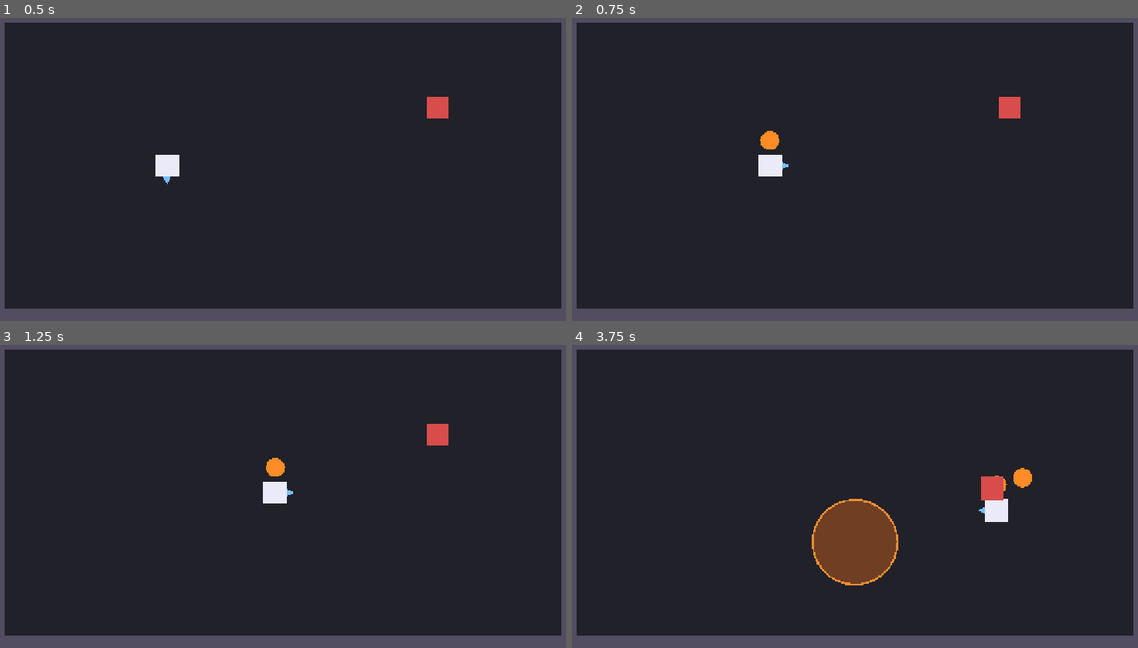
Above: before the commit, frames 1-4 (two rows, left to right).
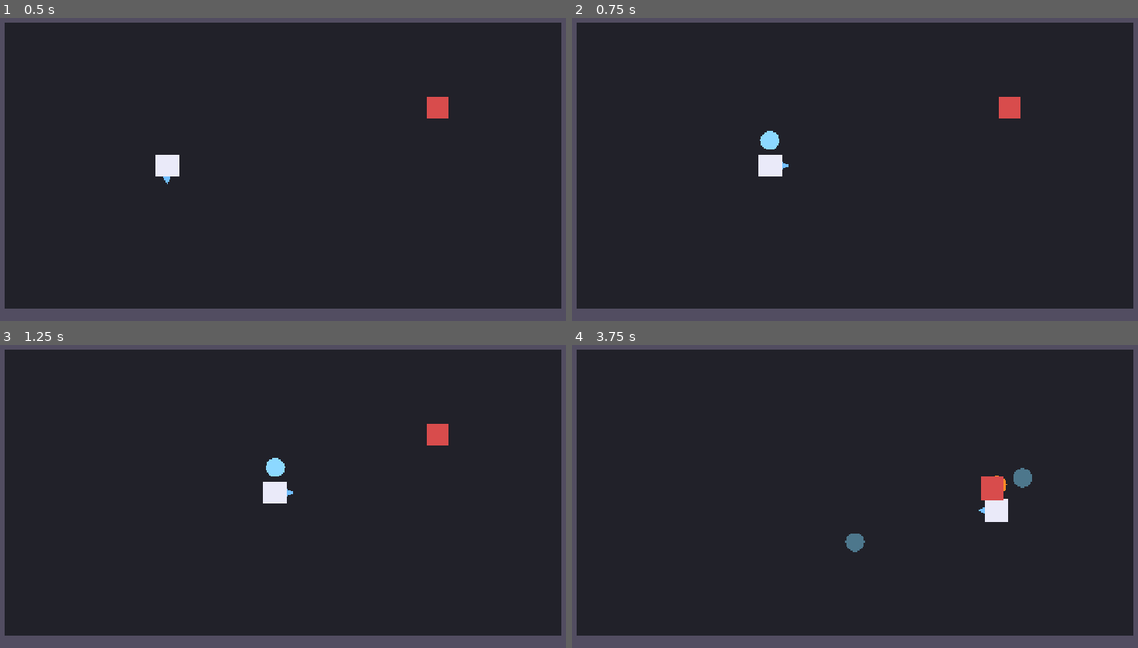
Above: after the commit, the same moments.

Repository: caiooliveira-tech/The-Bag-of-Holding
Game: Godot game, scene res://rooms/room_01.tscn
Same seed, same stepped clock (60 frames per second), same inputs: the game is played once before the commit and once after it.
Inputs:
- Up to frame 1 (0.5 s): no input
- Up to frame 2 (0.75 s): tap Enter at 0.5 s; hold D (move_right) from 0.53 s (still down); tap X (attack) at 0.6 s
- Up to frame 3 (1.25 s): keep holding D (move_right)
- Up to frame 4 (3.75 s): release D (move_right) at 1.28 s; hold S (move_down) 1.28-2.03 s; tap X (attack) at 1.35, 2.3, 3.05, 3.6 s; hold D (move_right) 2.03-2.78 s; tap Space (dash) at 2.1 s; hold W (move_up) 2.78-3.53 s; tap C (special) at 2.85 s; hold A (move_left) from 3.53 s (still down)

Frame 1 is identical in both runs. In frame 2, 0.2% of the frame differs, in the area x 33-37%, y 37-44%; in frame 3, 0.2%; in frame 4, 3.6%, in the area x 42-82%, y 40-80%.

Commit message:
Phase 3: Right Hand of Ursula, freeze polish (Spec 005)
- FreezeAreaEffect subclass + right_hand_of_ursula.tres (4s activation,
  1-tile radius, 5s movement-only freeze) - zero base-class changes,
  validating the Spec 003 extension contract
- Item pool now holds both MVP items (real 50/50 draw)
- Player gets the same blue freeze tint as enemies; transient freeze
  flash visual (effect_flash.gd)
- Smoke test: deterministic per-section pools, 8 new freeze checks
  (movement-lock only, self-freeze, 5s override) - 19/19 SMOKE PASS

Co-Authored-By: Claude Fable 5 <noreply@anthropic.com>

Diff:
--- a/entities/player/player.gd
+++ b/entities/player/player.gd
@@ -36,7 +36,10 @@
 
 func _physics_process(delta: float) -> void:
 	_dash_cooldown_timer = maxf(_dash_cooldown_timer - delta, 0.0)
+	var was_frozen := is_frozen()
 	_freeze_timer = maxf(_freeze_timer - delta, 0.0)
+	if was_frozen and not is_frozen():
+		modulate = Color.WHITE
 	if _state == State.DASH:
 		_tick_dash(delta)
 	else:
@@ -62,6 +65,7 @@
 ## Movement-lock only (team decision 2026-07-25): a frozen player still acts.
 func freeze(duration: float) -> void:
 	_freeze_timer = duration
+	modulate = Color(0.55, 0.8, 1.0)
 
 
 ## World position items are thrown/kicked from (ahead of the player, facing-side).
--- a/systems/bag/item_pool.tres
+++ b/systems/bag/item_pool.tres
@@ -1,9 +1,10 @@
-[gd_resource type="Resource" script_class="ItemPoolResource" load_steps=4 format=3]
+[gd_resource type="Resource" script_class="ItemPoolResource" load_steps=5 format=3]
 
 [ext_resource type="Script" path="res://systems/bag/item_pool_resource.gd" id="1"]
 [ext_resource type="Script" path="res://systems/magic_items/magic_item_resource.gd" id="2"]
 [ext_resource type="Resource" path="res://systems/magic_items/fire_orb.tres" id="3"]
+[ext_resource type="Resource" path="res://systems/magic_items/right_hand_of_ursula.tres" id="4"]
 
 [resource]
 script = ExtResource("1")
-items = Array[ExtResource("2")]([ExtResource("3")])
+items = Array[ExtResource("2")]([ExtResource("3"), ExtResource("4")])
--- /dev/null
+++ b/systems/magic_items/effects/effect_flash.gd
@@ -0,0 +1,21 @@
+## One-shot fading circle for instant area effects (e.g. freeze).
+## No class_name on purpose — consumers preload this script by path.
+extends Node2D
+
+var _radius_px: float = 32.0
+var _color: Color = Color.WHITE
+
+
+## Call AFTER add_child() so the fade tween can start immediately.
+func setup(radius_px: float, color: Color, duration: float = 0.45) -> void:
+	_radius_px = radius_px
+	_color = color
+	queue_redraw()
+	var tween := create_tween()
+	tween.tween_property(self, "modulate:a", 0.0, duration)
+	tween.tween_callback(queue_free)
+
+
+func _draw() -> void:
+	draw_circle(Vector2.ZERO, _radius_px, _color)
+	draw_arc(Vector2.ZERO, _radius_px, 0.0, TAU, 32, Color(_color, 0.9), 2.0)
--- /dev/null
+++ b/systems/magic_items/effects/freeze_area_effect.gd
@@ -0,0 +1,35 @@
+## freeze_area effect_type (Right Hand of Ursula).
+## Movement-lock only (team decision 2026-07-25): frozen characters still
+## attack and still take damage — crowd control, not an action-lock.
+class_name FreezeAreaEffect
+extends MagicItemEffect
+
+const EFFECT_FLASH_SCRIPT: GDScript = preload("res://systems/magic_items/effects/effect_flash.gd")
+
+## Bodies are treated as points; pad the radius so a body visually touching
+## the circle still counts (half a graybox body).
+const TARGET_PADDING_PX: float = 12.0
+
+@export var radius_tiles: float = 1.0
+@export var freeze_duration_seconds: float = 5.0
+
+
+func execute(item: Node2D) -> Array[Node]:
+	var radius_px: float = GameState.tiles(radius_tiles) + TARGET_PADDING_PX
+	var affected: Array[Node] = []
+	var targets: Array[Node] = item.get_tree().get_nodes_in_group("enemies")
+	targets.append_array(item.get_tree().get_nodes_in_group("player"))
+	for target in targets:
+		var body := target as Node2D
+		if body == null or body.global_position.distance_to(item.global_position) > radius_px:
+			continue
+		affected.append(target)
+		if target.is_in_group("enemies"):
+			(target as Enemy).freeze(freeze_duration_seconds)
+		else:
+			(target as Player).freeze(freeze_duration_seconds)
+	var flash := EFFECT_FLASH_SCRIPT.new() as Node2D
+	item.get_tree().current_scene.add_child(flash)
+	flash.global_position = item.global_position
+	flash.setup(radius_px, Color(0.55, 0.85, 1.0, 0.45))
+	return affected
--- /dev/null
+++ b/systems/magic_items/right_hand_of_ursula.tres
@@ -0,0 +1,17 @@
+[gd_resource type="Resource" script_class="MagicItemResource" load_steps=4 format=3]
+
+[ext_resource type="Script" path="res://systems/magic_items/magic_item_resource.gd" id="1"]
+[ext_resource type="Script" path="res://systems/magic_items/effects/freeze_area_effect.gd" id="2"]
+
+[sub_resource type="Resource" id="ursula_effect"]
+script = ExtResource("2")
+radius_tiles = 1.0
+freeze_duration_seconds = 5.0
+
+[resource]
+script = ExtResource("1")
+id = &"right_hand_of_ursula"
+display_name = "The Right Hand of Ursula"
+graybox_color = Color(0.55, 0.85, 1, 1)
+activation_time_seconds = 4.0
+effect = SubResource("ursula_effect")
--- a/tests/smoke_test.gd
+++ b/tests/smoke_test.gd
@@ -1,9 +1,13 @@
-## Automated smoke test for the Phase 2 core loop (not shipped in builds).
-## Simulates inputs: draw -> face right -> throw -> explosion kills a frozen
-## enemy standing on the landing spot. Prints SMOKE PASS/FAIL and quits.
+## Automated smoke test for the core loop (not shipped in builds).
+## Section 1 (Fire Orb): draw -> throw -> explosion kills an enemy.
+## Section 2 (Ursula): freeze is movement-lock only, 5 s, hits the player too.
+## Pools are injected per section so the random draw can't flake the test.
 extends Node
 
 const ROOM_SCENE: PackedScene = preload("res://rooms/room_01.tscn")
+const ENEMY_SCENE: PackedScene = preload("res://entities/enemies/enemy.tscn")
+const FIRE_ORB: MagicItemResource = preload("res://systems/magic_items/fire_orb.tres")
+const URSULA: MagicItemResource = preload("res://systems/magic_items/right_hand_of_ursula.tres")
 
 var _failures: int = 0
 
@@ -22,19 +26,19 @@
 	_check(enemy != null, "enemy exists")
 	var bag := player.get_node("Bag") as Bag
 
+	# ---- Section 1: Fire Orb ----
+	bag.pool = _pool_with(FIRE_ORB)
+
 	# Keep the enemy from interfering while we set the play up.
 	enemy.freeze(30.0)
 	enemy.global_position = player.global_position + Vector2(400, 0)
 
-	# Draw.
 	await _tap("attack")
 	_check(bag.has_held_item(), "item held after first Attack")
 
-	# Countdown must run while held.
 	await _wait(0.5)
 	_check(bag.has_held_item(), "item still held while countdown runs")
 
-	# Face right, then throw.
 	await _tap("move_right")
 	_check(player.facing.is_equal_approx(Vector2.RIGHT), "facing snapped right")
 	var throw_origin := player.global_position
@@ -47,10 +51,8 @@
 		var travelled := item.global_position.x - throw_origin.x
 		_check(absf(travelled - GameState.tiles(2.0)) < 12.0,
 				"throw travelled ~2 tiles (got %.0f px)" % travelled)
-		# Park the frozen enemy on the blast spot.
 		enemy.global_position = item.global_position + Vector2(20, 0)
 
-	# Wait out the rest of the 3 s countdown (plus margin).
 	await _wait(3.0)
 	_check(not is_instance_valid(item) or item.is_queued_for_deletion(),
 			"item despawned after trigger")
@@ -59,11 +61,59 @@
 	_check(player.health == player.stats.max_health,
 			"player out of radius took no damage (health %d)" % player.health)
 
+	# ---- Section 2: Right Hand of Ursula ----
+	bag.pool = _pool_with(URSULA)
+	var enemy2 := ENEMY_SCENE.instantiate() as Enemy
+	get_tree().current_scene.add_child(enemy2)
+	enemy2.global_position = player.global_position + Vector2(400, 0)
+	# Pre-freeze pins it in place; Ursula must later OVERRIDE this to 5 s.
+	enemy2.freeze(30.0)
+
+	await _tap("attack")
+	_check(bag.has_held_item(), "ursula drawn")
+	await _tap("attack")
+	await _wait(0.4)
+	var ursula_item := get_tree().get_first_node_in_group("magic_items") as MagicItem
+	_check(ursula_item != null and ursula_item.state == MagicItem.State.LANDED,
+			"ursula landed")
+	if ursula_item != null:
+		# Enemy inside the blast, but out of its own melee reach of the player.
+		enemy2.global_position = ursula_item.global_position + Vector2(32, -20)
+		player.global_position = ursula_item.global_position + Vector2(0, 24)
+
+	# Ursula triggers 4 s after draw; we're ~0.9 s in.
+	await _wait(3.6)
+	_check(player.is_frozen(), "player caught in own freeze radius")
+	_check(is_instance_valid(enemy2) and enemy2.is_frozen(), "enemy frozen")
+
+	# Movement-lock only: no movement, but acting still works.
+	var pos_before := player.global_position
+	await _tap("move_right")
+	_check(player.global_position.distance_to(pos_before) < 1.0,
+			"frozen player cannot move")
+	await _tap("attack")
+	_check(bag.has_held_item(), "frozen player can still act (drew an item)")
+	await _tap("attack")  # throw it away; its own trigger must hit nobody
+	# Move the (frozen) enemy clear of that second blast — frozen position
+	# doesn't affect its freeze timer, which is what we're measuring.
+	enemy2.global_position = player.global_position + Vector2(-200, 0)
+
+	await _wait(5.0)
+	_check(not enemy2.is_frozen(), "enemy unfroze after 5 s (ursula overrode pre-freeze)")
+	_check(not player.is_frozen(), "player unfroze after 5 s")
+
 	if _failures == 0:
-		print("SMOKE PASS: core loop draw/hold/throw/countdown/explosion OK")
+		print("SMOKE PASS: fire orb + ursula core loops OK")
 	else:
 		print("SMOKE FAIL: %d check(s) failed" % _failures)
 	get_tree().quit(1 if _failures > 0 else 0)
+
+
+func _pool_with(item_data: MagicItemResource) -> ItemPoolResource:
+	var pool := ItemPoolResource.new()
+	var items: Array[MagicItemResource] = [item_data]
+	pool.items = items
+	return pool
 
 
 func _check(condition: bool, label: String) -> void:
Not shown, changed: docs/context/learning-journal.md
Not shown, changed: docs/context/progress-tracker.md
Not shown, changed: docs/specs/005-right-hand-of-ursula.md
